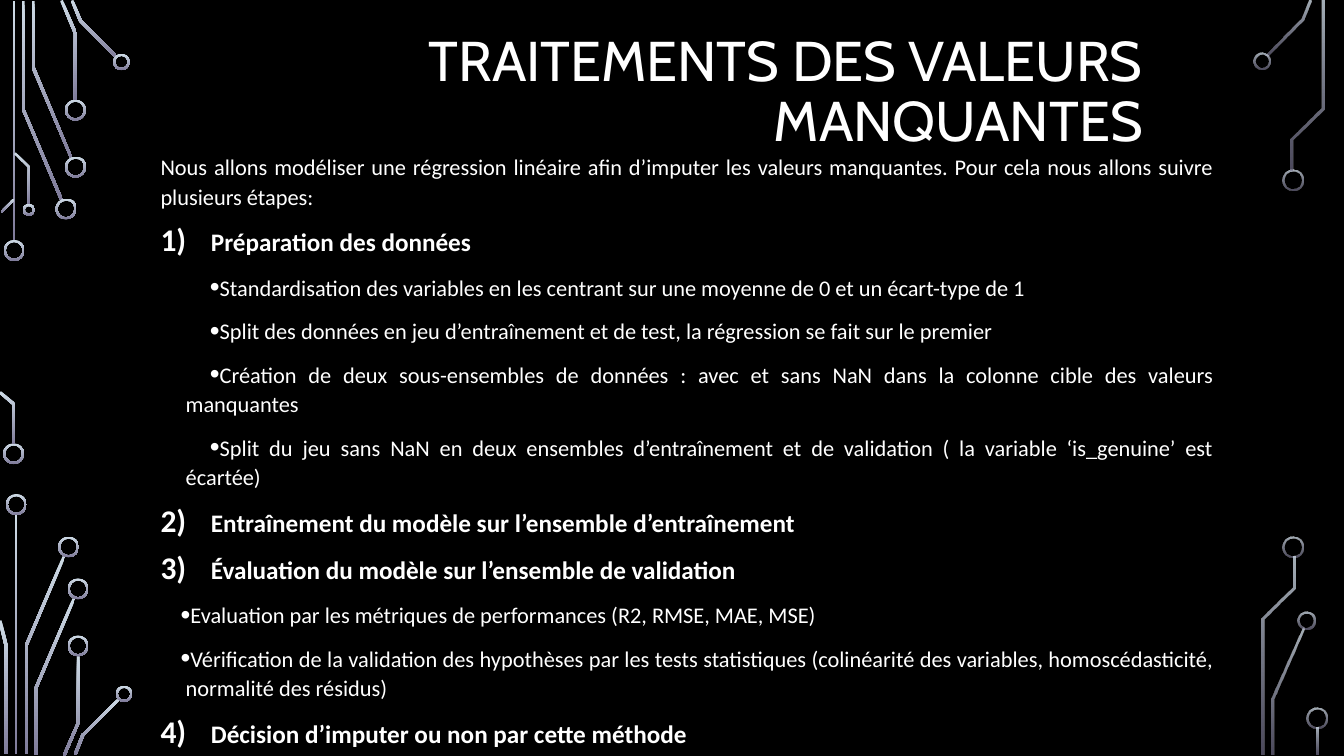
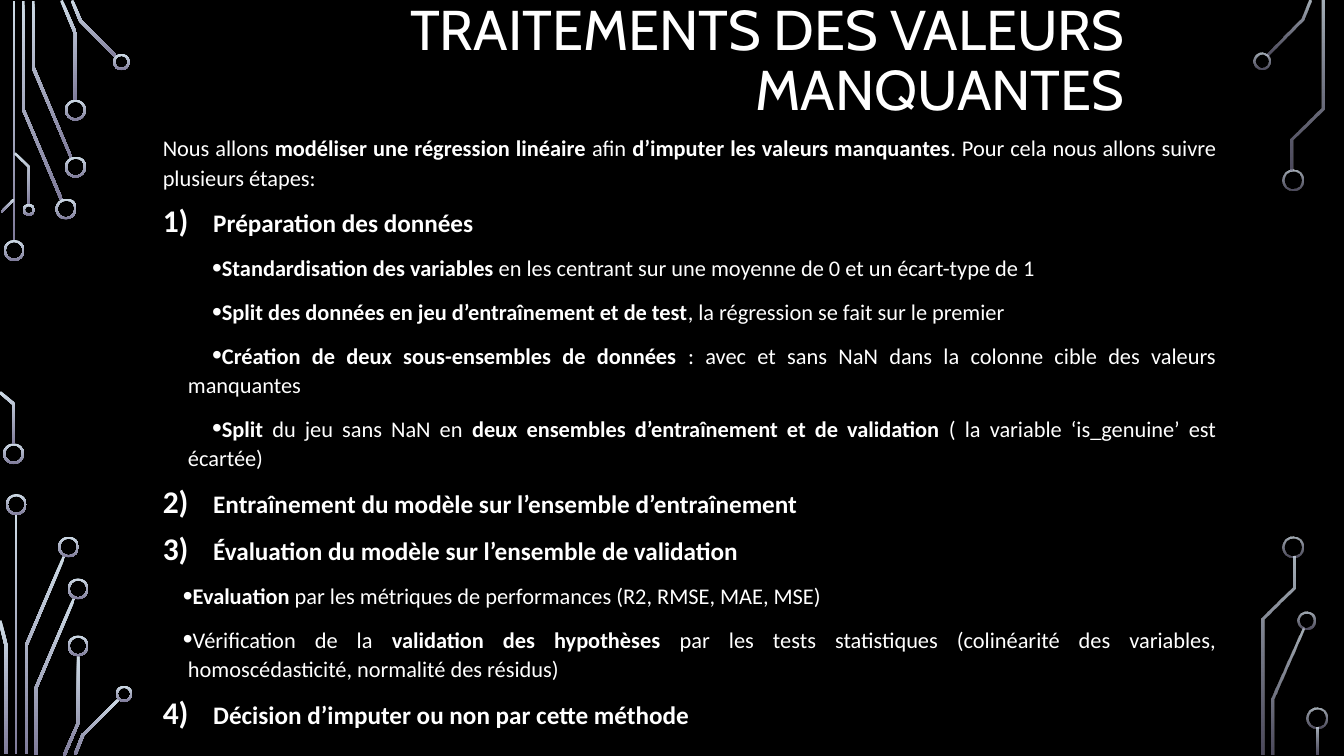
Before and after one commit to francoisvercellotti/application-detection-faux-billets, a slide deck: slide 8 of Vercellotti_François_3_support_presentation_092024.pptx. Drawn at 1344x756 pixels with LibreOffice and Linux fonts; fonts in the diff are those of the drawing; background and template pictures are left out. Boxes give left, top, right and bottom in pixels: in the first picture for what was removed or moved away, otherwise in the second. Text is boxed around its words. In the diff, an @@ line names an element or a change of style, - is before the commit and + after.

```diff
--- a/Vercellotti_François_3_support_presentation_092024.pptx
+++ b/Vercellotti_François_3_support_presentation_092024.pptx
@@ title "TRAITEMENTS DES VALEURS MANQUANTES": place and size @@
-title "TRAITEMENTS DES VALEURS MANQUANTES" at (429, 41, 1143, 142)
+title "TRAITEMENTS DES VALEURS MANQUANTES" at (410, 10, 1125, 111)
@@ text "Nous allons modéliser une régression ...": place and size @@
-text "Nous allons modéliser une régression ..." at (161, 159, 1213, 747)
+text "Nous allons modéliser une régression ..." at (163, 140, 1216, 728)
@@ text at (163, 140, 1216, 680): bold on in "modéliser une régression linéaire d’imputer les valeurs ...", "Standardisation des variables", "Split des données en jeu d’entraînement et ...", "Création de deux sous-ensembles de données" and 3 more places @@
```
Also in this commit, not shown: 11 other slides changed, 12 other files.
